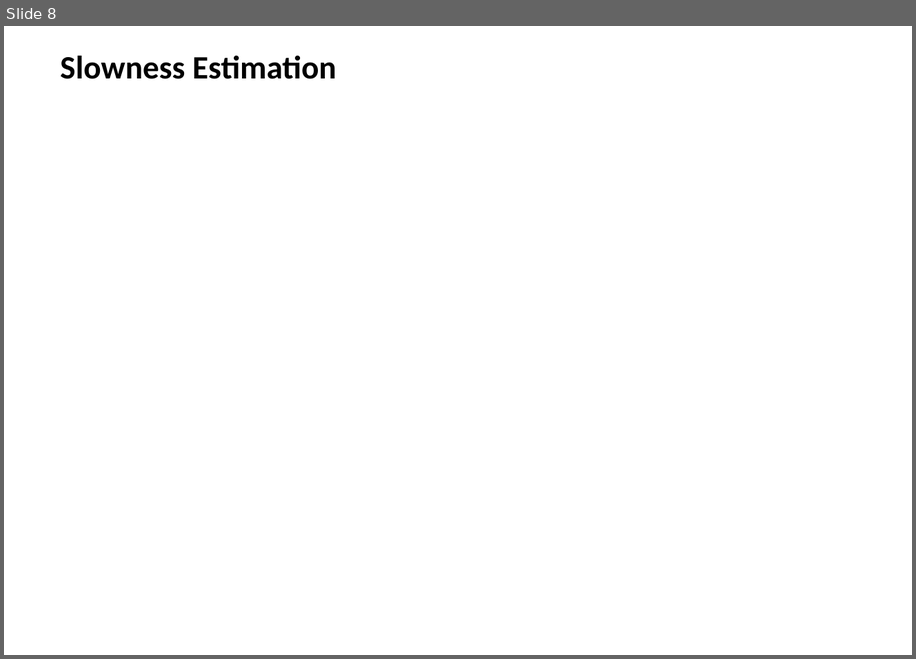
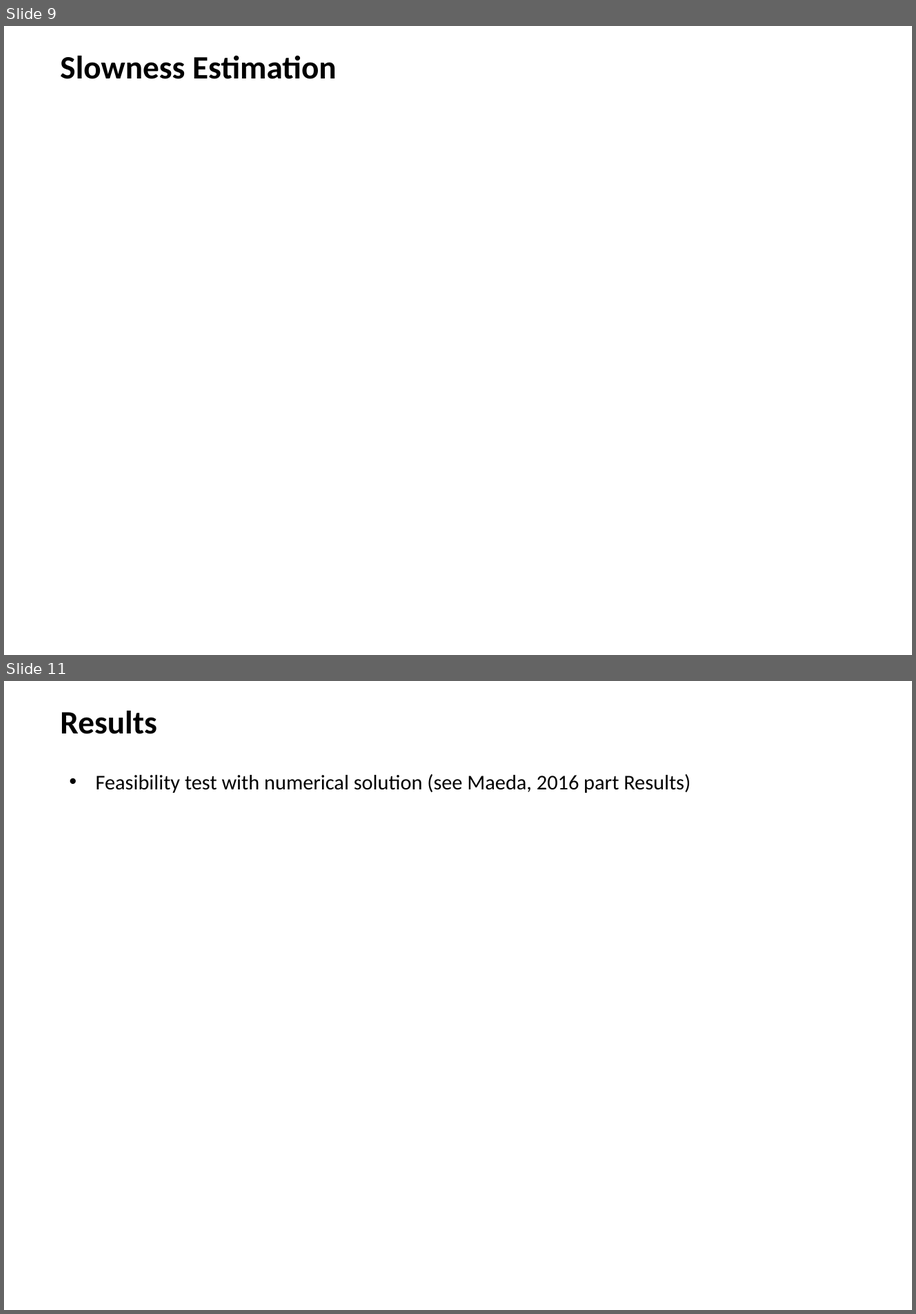
Before and after one commit to geotechno/seismic-gradiometry, a slide deck: review_theory.pptx. Shown one above the other, each under a label of ours: slide 8 before the commit, slides 9 and 11 after it; the slides between them are not shown. The pictures are 916x659 and 916x1314 pixels, drawn with LibreOffice and Linux fonts; fonts in the diff are those of the drawing. Boxes give left, top, right and bottom in pixels: in the first picture for what was removed or moved away, otherwise in the second. Text is boxed around its words. In the diff, an @@ line names an element or a change of style, - is before the commit and + after.

```diff
--- a/review_theory.pptx
+++ b/review_theory.pptx
@@ slide 11 added at [4,681,912,1310], background #FFFFFF @@
@@ text added at [60,711,157,734], 28 pt, text #000000, bold @@
+Results
@@ text added at [96,774,691,793], 18 pt, text #000000 @@
+• Feasibility test with numerical solution (see Maeda, 2016 part Results)
@@ what was slide 8 is now slide 9 @@
```
Also in this commit, not shown: 5 slides changed, 1 other slide added.
